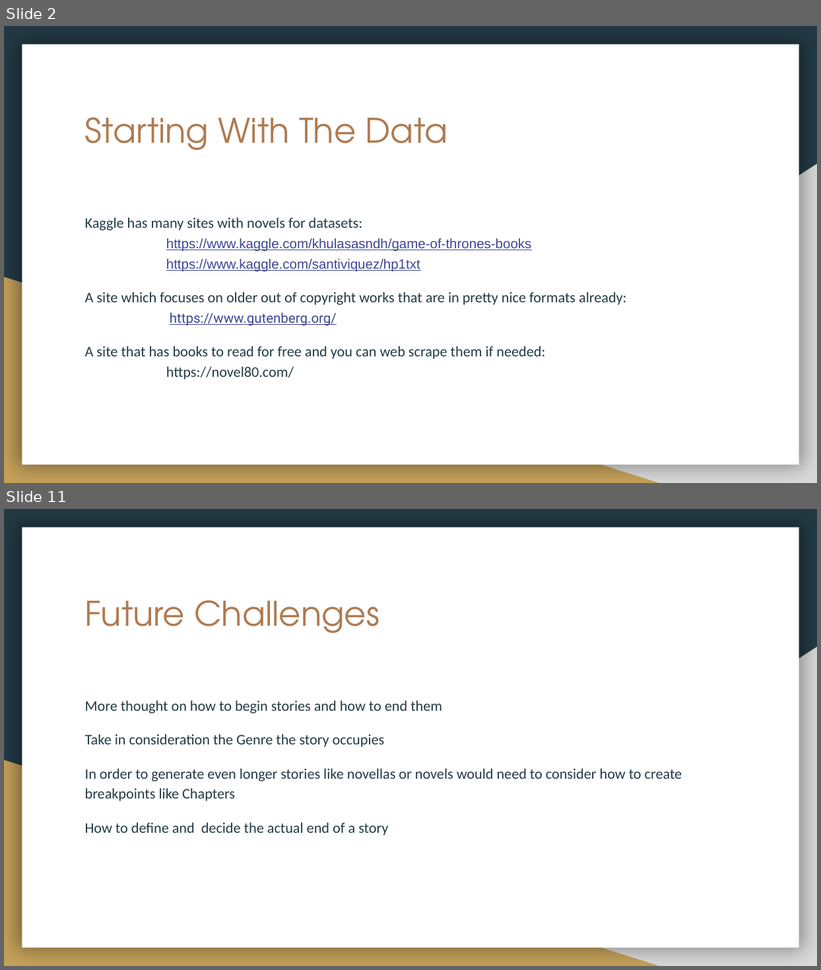
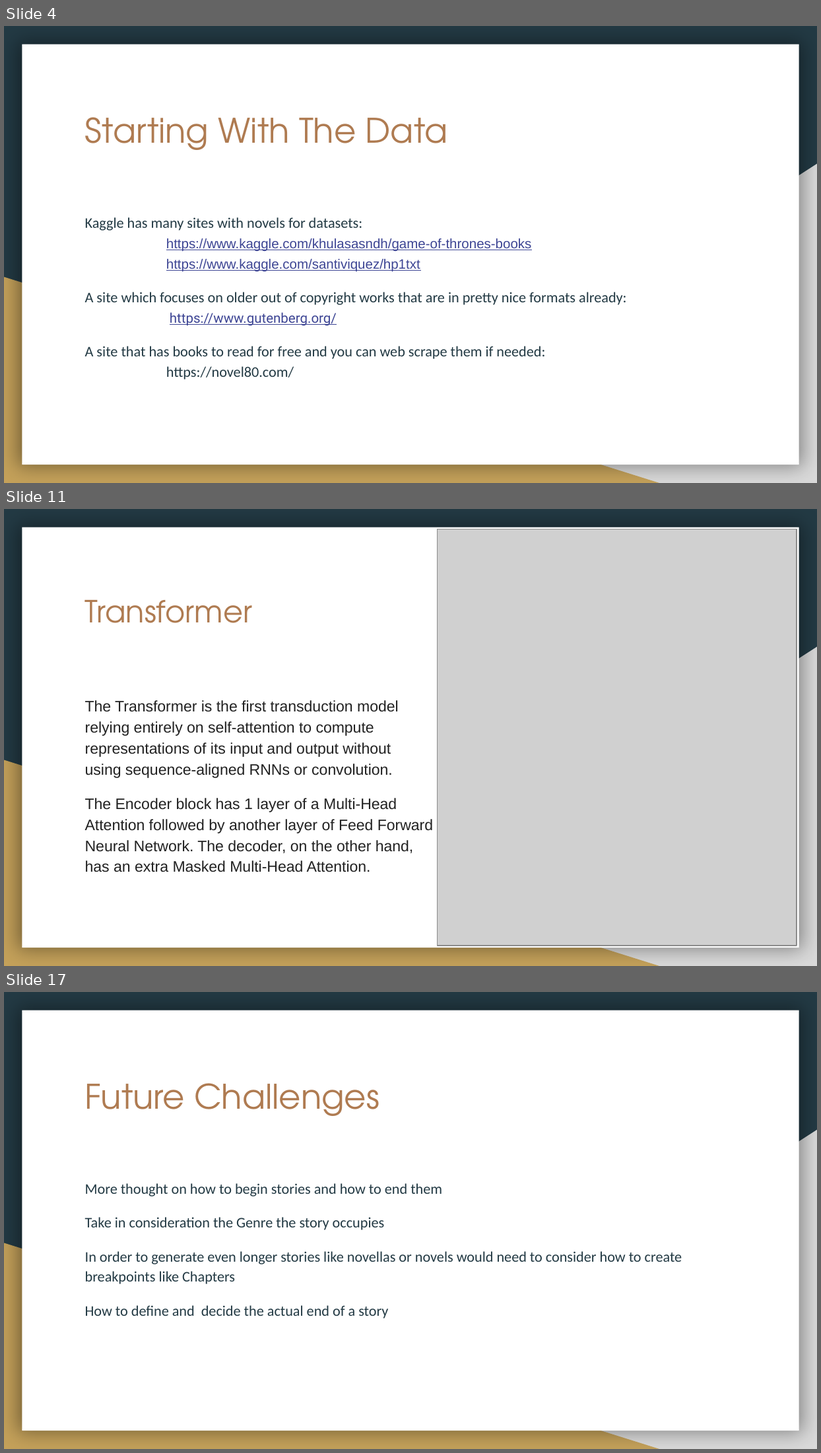
Before and after one commit to dbetzel/Springboard, a slide deck: Capstone3/Capstone3Final/Natural Language Generation Capstone 3.pptx. Shown one above the other, each under a label of ours: slides 2 and 11 before the commit, slides 4, 11 and 17 after it; the slides between them are not shown. The pictures are 821x970 and 821x1453 pixels, drawn with LibreOffice and Linux fonts; fonts in the diff are those of the drawing; grey boxes stand for pictures. Boxes give left, top, right and bottom in pixels: in the first picture for what was removed or moved away, otherwise in the second. Text is boxed around its words. In the diff, an @@ line names an element or a change of style, - is before the commit and + after.

```diff
--- a/Capstone3/Capstone3Final/Natural Language Generation Capstone 3.pptx
+++ b/Capstone3/Capstone3Final/Natural Language Generation Capstone 3.pptx
@@ slide 11 added at (x1=4, y1=509, x2=817, y2=966), background #233A44; not listed: 3 template elements that a slide beside it also shows @@
@@ picture added at (x1=438, y1=529, x2=797, y2=946) @@
@@ title added at (x1=85, y1=600, x2=252, y2=623), 27 pt, text #AF7B51 @@
+Transformer
@@ text added at (x1=85, y1=700, x2=433, y2=873), 13.5 pt, text #222222 @@
+The Transformer is the first transduction model
+relying entirely on self-attention to compute
+representations of its input and output without
+using sequence-aligned RNNs or convolution.
+The Encoder block has 1 layer of a Multi-Head
+Attention followed by another layer of Feed Forward
+Neural Network. The decoder, on the other hand,
+has an extra Masked Multi-Head Attention.
@@ what was slide 2 is now slide 4 @@
@@ what was slide 11 is now slide 17 @@
```
Also in this commit, not shown: 4 slides changed, 9 other slides added, 4 slides removed.
